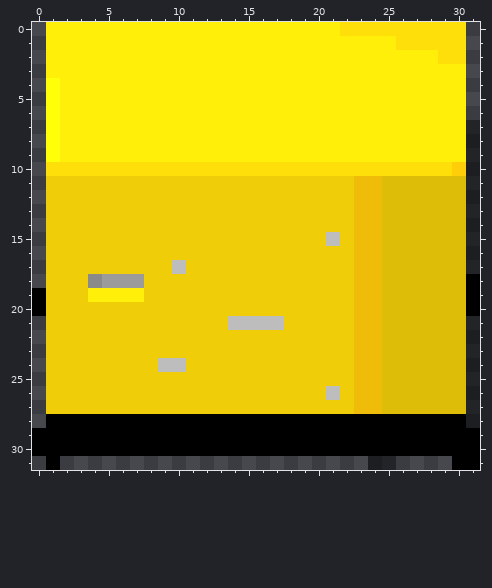
Pixel-art sprite -- gfx/UltimateCataclysm/pngs_normal_32x32/furniture/f_compact_ASRG_containment/f_compact_ASRG_containment.png. Above: the version before the commit.
The file is 32x32 pixels. Colours within 5 levels of each other are drawn and written as one.
After:
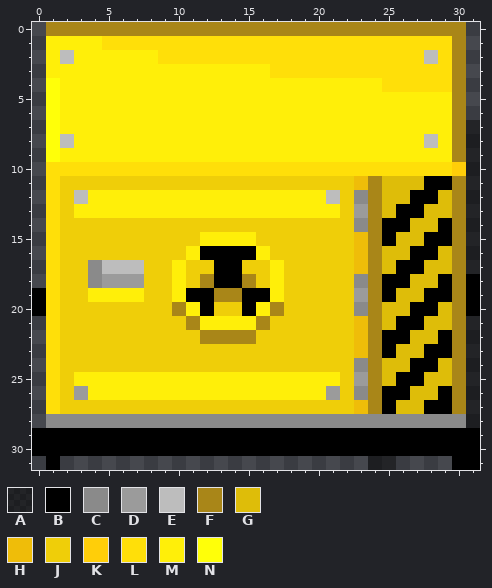
Palette (. is transparent): A #00000080  B #000000  C #8a8a8a  D #9b9b9b  E #bdbdbd  F #a98618  G #debd09  H #efbd09  J #efce09  K #ffce09  L #ffdf09  M #ffef09  N #ffff09
The edit:
The edit turns colour G into colour B in row 11 at x 28 to 29; in row 12 at x 27 to 28; in row 13 at x 26 to 27; in row 14 at x 25 to 26 and 29; in row 15 at x 25 and 28 to 29; in row 16 at x 27 to 28.
The edit turns colour G into colour B in row 17 at x 26 to 27; in row 18 at x 25 to 26 and 29; in row 19 at x 25 and 28 to 29; in row 20 at x 27 to 28; in row 21 at x 26 to 27; in row 22 at x 25 to 26 and 29.
The edit turns colour G into colour B in row 23 at x 25 and 28 to 29; in row 24 at x 27 to 28; in row 25 at x 26 to 27; in row 26 at x 25 to 26 and 29; in row 27 at x 25 and 28 to 29.
The edit turns colour J into colour B in row 16 at x 12 to 15; in rows 17 to 18 at x 13 to 14; in row 19 at x 11 to 12 and 15 to 16; in row 20 at x 12 and 15.
The edit turns colour B into colour C in row 28 at x 1 to 30.
The edit turns colour H into colour C in row 12 at x 23; in row 14 at x 23; in row 18 at x 23; in row 20 at x 23; in row 24 at x 23; in row 26 at x 23.
The edit turns colour J into colour C in row 17 at x 4.
The edit turns colour E into colour D in row 26 at x 21.
The edit turns colour H into colour D in row 13 at x 23; in row 19 at x 23; in row 25 at x 23.
The edit turns colour J into colour D in row 26 at x 3.
The edit turns colour J into colour E in row 12 at x 3 and 21; in row 17 at x 5 to 7.
The edit turns colour M into colour E in row 2 at x 2 and 28; in row 8 at x 2 and 28.
The edit turns colour E into colour F in row 21 at x 16.
The edit turns colour G into colour F in rows 11 to 27 at x 30.
The edit turns colour H into colour F in rows 11 to 27 at x 24.
The edit turns colour J into colour F in row 18 at x 12 and 15; in row 19 at x 13 to 14; in row 20 at x 10 and 17; in row 21 at x 11; in row 22 at x 12 to 15.
The edit turns colour L into colour F in row 0 at x 22 to 30; in rows 1 to 2 at x 30.
The edit turns colour M into colour F in row 0 at x 1 to 21; in rows 3 to 9 at x 30.
The edit turns colour E into colour J in row 15 at x 21; in row 21 at x 17; in row 24 at x 9 to 10.
The edit turns colour J into colour L in rows 11 to 27 at x 1.
The edit turns colour M into colour L in row 1 at x 5 to 25; in row 2 at x 9 to 27; in row 3 at x 17 to 29; in row 4 at x 25 to 29.
The edit turns colour E into colour M in row 17 at x 10; in row 21 at x 14 to 15.
The edit turns colour J into colour M in row 12 at x 4 to 20; in row 13 at x 3 to 21; in row 15 at x 12 to 15; in row 16 at x 11 and 16; in row 17 at x 17; in rows 18 to 19 at x 10 and 17.
The edit turns colour J into colour M in row 20 at x 11 and 16; in row 21 at x 12 to 13; in row 25 at x 3 to 21; in row 26 at x 4 to 20.
Pixel boxes of the changes (left, top, right, bottom) in both pictures:
changed: (46, 22, 466, 428)
